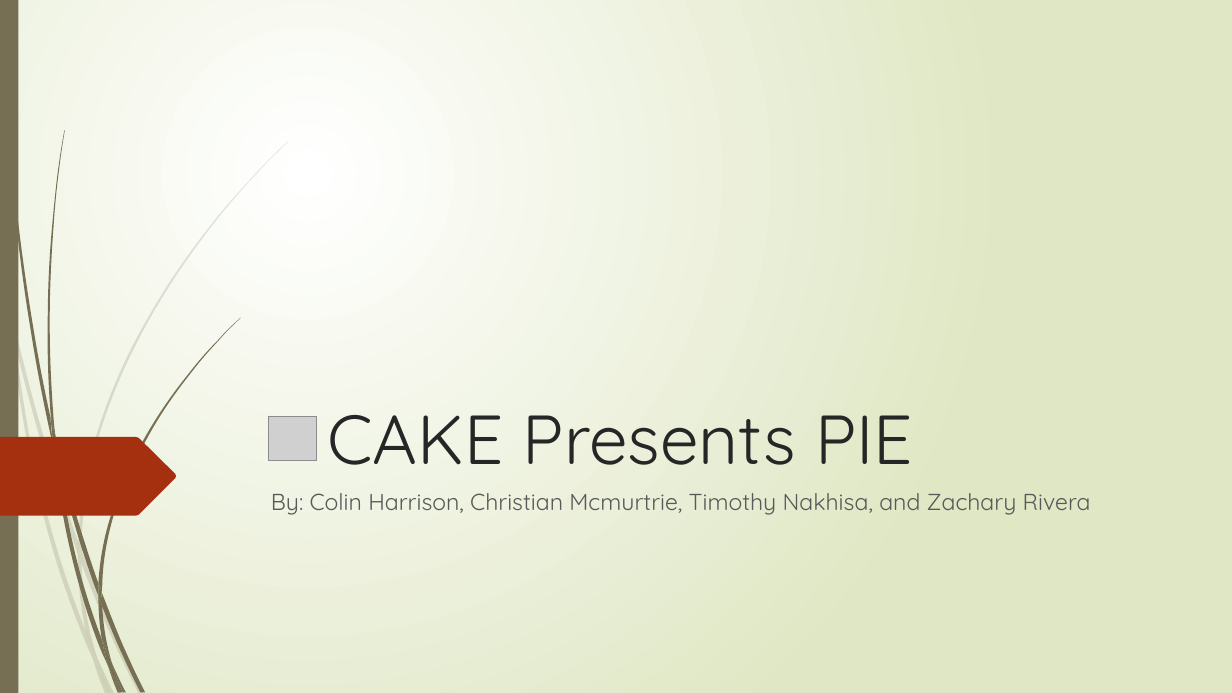
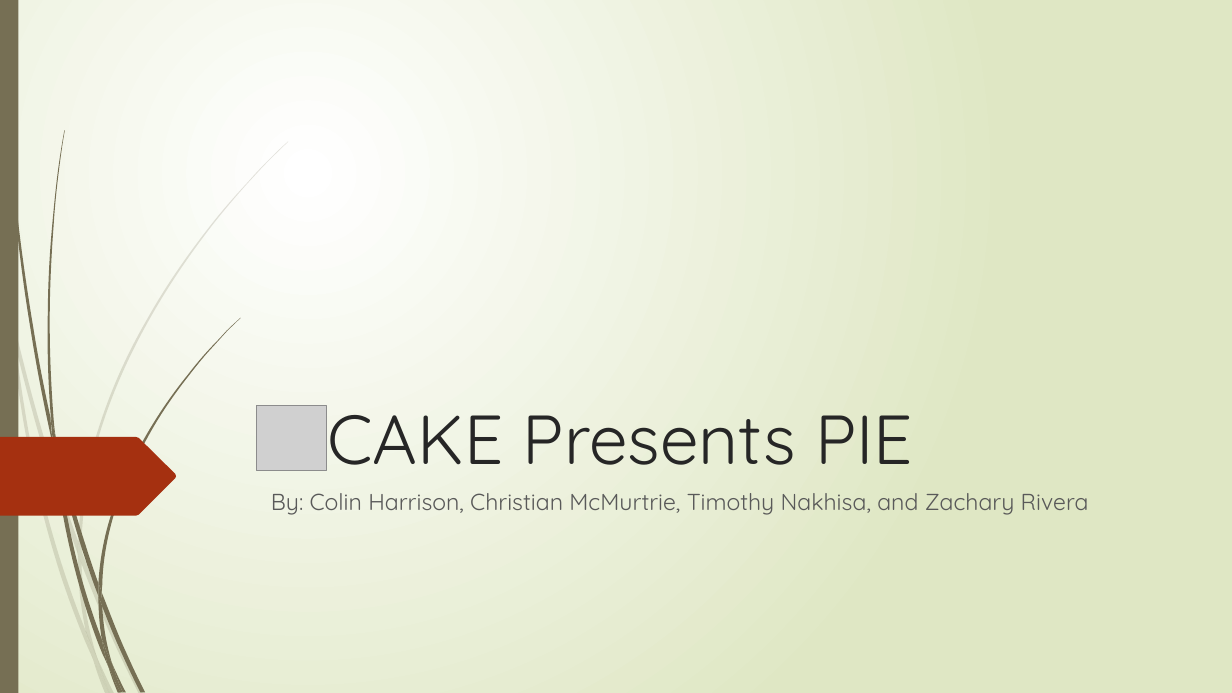
Before and after one commit to cs480GroupCAKE/PIEWebsite, a slide deck: slide 1 of Presentation/12.8.15 Presentation (Revised).pptx. Drawn at 1232x693 pixels with LibreOffice and Linux fonts; fonts in the diff are those of the drawing; grey boxes stand for pictures. Boxes give left, top, right and bottom in pixels: in the first picture for what was removed or moved away, otherwise in the second. Text is boxed around its words. In the diff, an @@ line names an element or a change of style, - is before the commit and + after.

```diff
--- a/Presentation/12.8.15 Presentation (Revised).pptx
+++ b/Presentation/12.8.15 Presentation (Revised).pptx
@@ picture: place and size @@
-picture at <box>269,416,316,460</box>
+picture at <box>256,406,326,471</box>
@@ subtitle at <box>271,493,1089,515</box>: text changed @@
-By: Colin Harrison, Christian Mcmurtrie, Timothy Nakhisa, and Zachary Rivera
+By: Colin Harrison, Christian McMurtrie, Timothy Nakhisa, and Zachary Rivera
```
Also in this commit, not shown: 15 other slides changed, 1 slide added, 4 slides removed.
